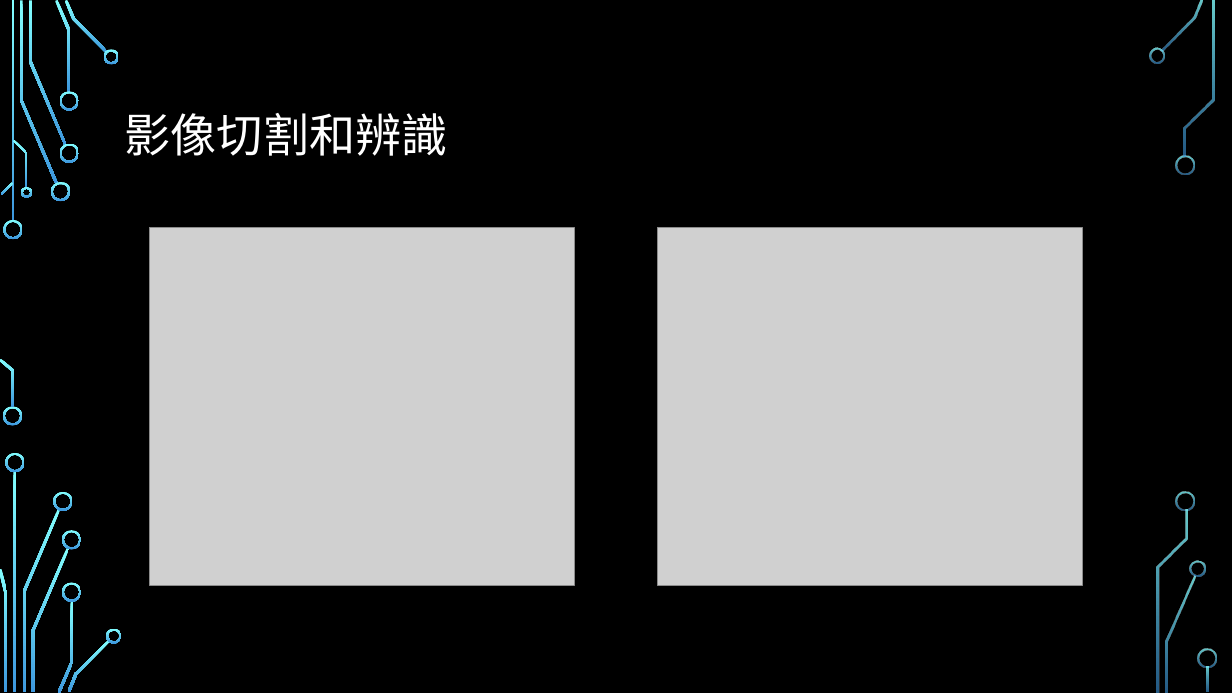
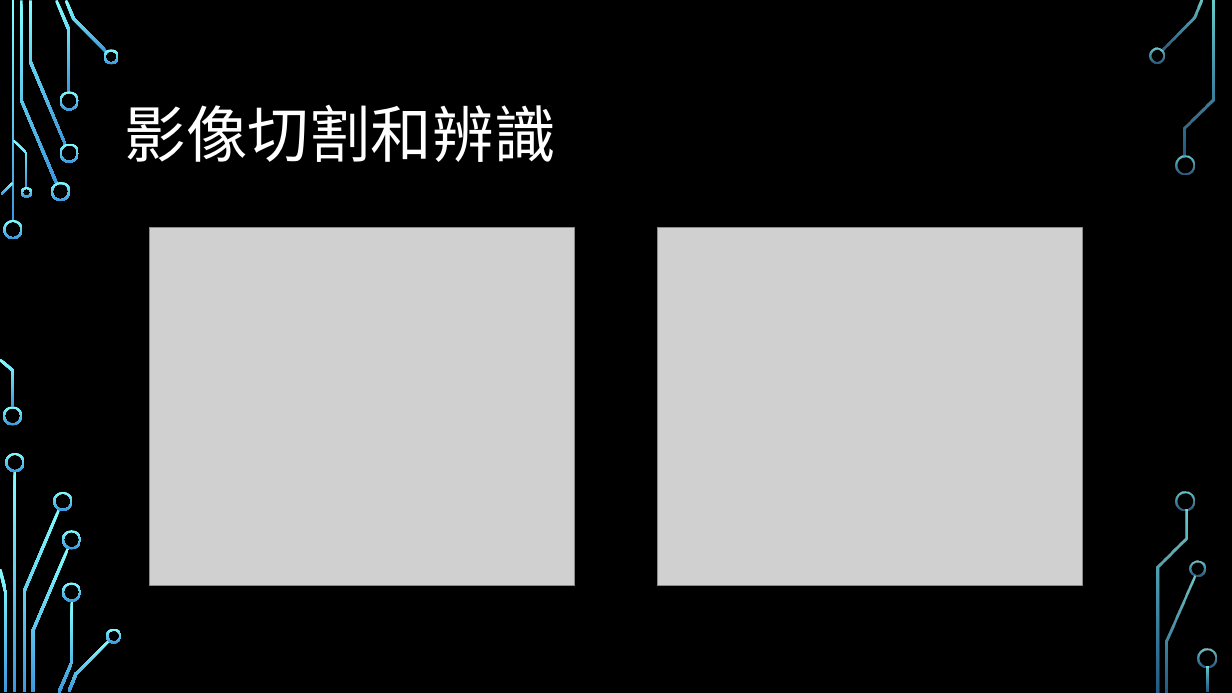
Before and after one commit to sky14785214/Python, a slide deck: slide 8 of 專題資料夾/停車場車牌辨識系統.pptx. Drawn at 1232x693 pixels with LibreOffice and Linux fonts; fonts in the diff are those of the drawing; grey boxes stand for pictures; background and template pictures are left out. Boxes give left, top, right and bottom in pixels: in the first picture for what was removed or moved away, otherwise in the second. Text is boxed around its words. In the diff, an @@ line names an element or a change of style, - is before the commit and + after.

```diff
--- a/專題資料夾/停車場車牌辨識系統.pptx
+++ b/專題資料夾/停車場車牌辨識系統.pptx
@@ title "影像切割和辨識" at box(125, 105, 556, 162): size 36 to 48 pt @@
```
Also in this commit, not shown: 4 other slides changed, 4 other files.
